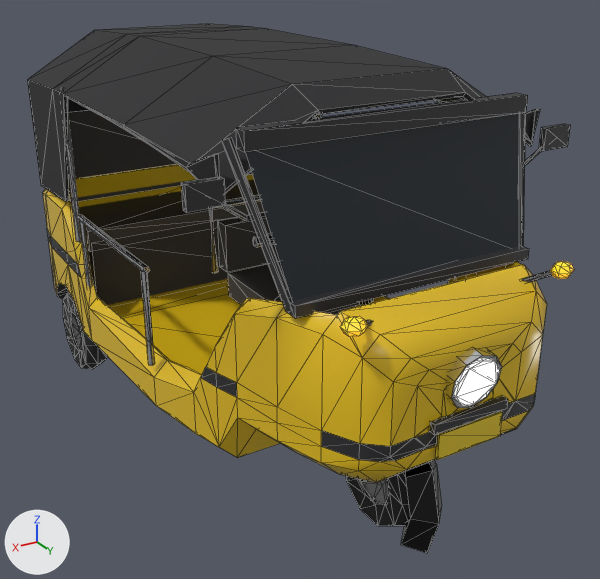
The glTF model godot-chennai/assets/vehicles/auto_rickshaw_lod1.glb, before and after one commit.
Camera for both pictures: a 50 mm lens placed at (1.62, 3.09, 2.1), pointed at (-0.09, 0.25, 0.68). The axes (+X, +Y, +Z) are drawn at lower left. The lights are the same throughout. The picture after the commit comes second. Mesh edges are drawn as thin lines. Vertices at exactly the same position are counted once.

Objects in the first picture: 'body', 'steering', 'wheel_front', 'wheel_rear_right'.
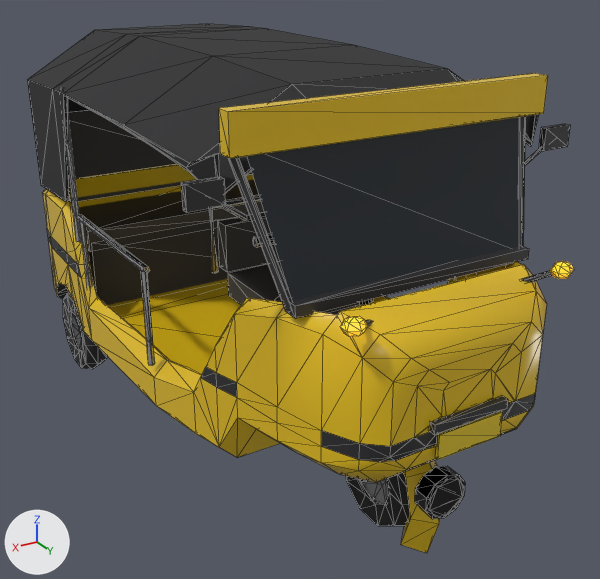
Where the change shows, as pixel boxes [x1, y1, x2, y2] in the pictures (600 x 579 px):
```json
{"object": "steering", "change": "reshaped", "before": [253, 233, 442, 553], "after": [253, 233, 465, 553], "on screen": "12% wider"}
{"part": 1, "of": "me_body", "change": "added", "after": [219, 73, 548, 158], "on screen": "yellow"}
{"part": 2, "of": "me_body", "change": "deleted", "before": [446, 348, 502, 408]}
{"part": 3, "of": "me_body", "change": "deleted", "before": [455, 360, 499, 405]}
{"part": 4, "of": "me_steering", "change": "added", "after": [415, 466, 465, 519]}
{"part": 5, "of": "me_steering", "change": "added", "after": [429, 478, 463, 517]}
{"part": 6, "of": "me_steering", "change": "recoloured", "before": [401, 460, 440, 553], "after": [401, 460, 440, 553], "on screen": "lighter"}
```

Edits to the scene script, one JSON object a line:
```json
{"block": "me_body", "where": "# used by ob_body; location = (0.0, 0.0, 0.0)"}
{"op": "remove", "block": "me_body", "code": "me_body.from_pydata(...)  # 827 vertices, 1496 faces; spans x -0.75..0.75, y -1.25..1.47, z 0.1..1.69"}
{"op": "add", "block": "me_body", "code": "me_body.from_pydata(...)  # 795 vertices, 1436 faces; spans x -0.75..0.75, y -1.25..1.45, z 0.1..1.69"}
{"block": "me_body", "change": "me_body part 1: a new loose piece, a box spanning x -0.61..0.61, y 0.97..1.03, z 1.515..1.645, in mat_paint (yellow #e5bf19)"}
{"block": "me_body", "change": "me_body part 2: the loose piece of 20 vertices spanning x -0.1..0.1, y 1.39..1.46, z 0.73..0.93 is deleted"}
{"block": "me_body", "change": "me_body part 3: the loose piece of 20 vertices spanning x -0.08..0.08, y 1.39..1.47, z 0.74..0.92 is deleted"}
{"block": "me_steering", "where": "# used by ob_steering; location = (0.0, 0.8, 1.1)"}
{"op": "remove", "block": "me_steering", "code": "me_steering.from_pydata(...)  # 108 vertices, 188 faces; spans x -0.405..0.405, y -0.039..0.535, z -1.059..0.066"}
{"op": "add", "block": "me_steering", "code": "me_steering.from_pydata(...)  # 148 vertices, 260 faces; spans x -0.405..0.405, y -0.039..0.561, z -1.059..0.066"}
{"block": "me_steering", "change": "me_steering part 4: a new loose piece, a 10-sided cylinder along y spanning x -0.084..0.084, y 0.495..0.555, z -0.854..-0.677, in mat_atlas_001"}
{"block": "me_steering", "change": "me_steering part 5: a new loose piece, a 10-sided cylinder along y spanning x -0.071..0.071, y 0.501..0.561, z -0.84..-0.69, in mat_atlas_001"}
{"block": "me_steering", "change": "me_steering part 6: 44 faces spanning x -0.07..0.07, y -0.02..0.535, z -1.059..-0.556 switch from mat_atlas_001 to mat_paint (yellow #e5bf19)"}
```
